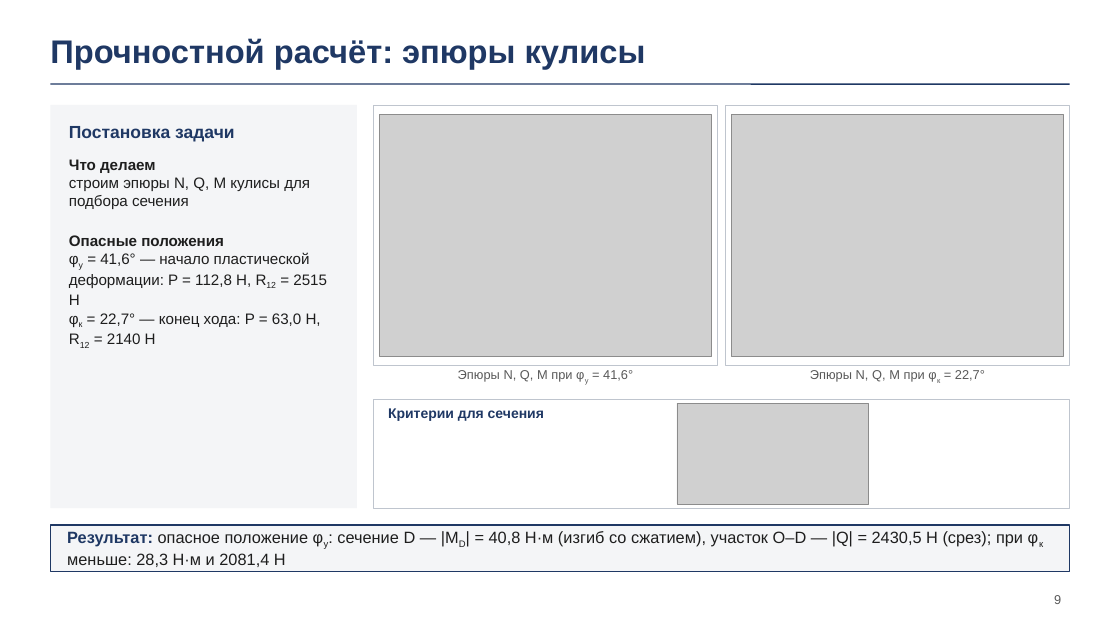
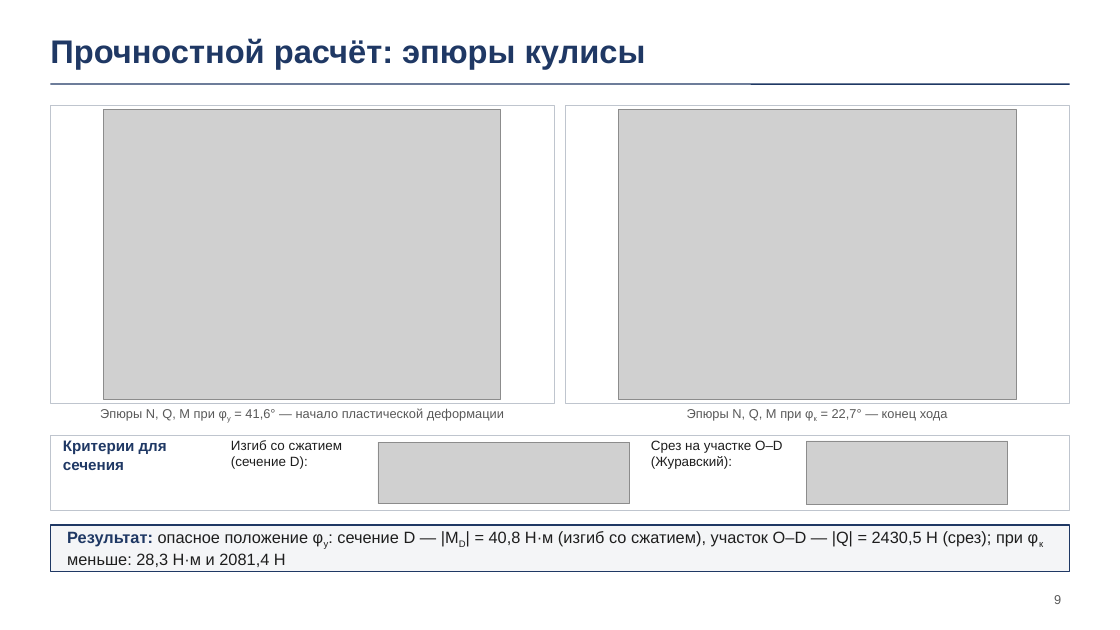
Before and after one commit to DamirNine/prikmeh, a slide deck: slide 9 of курсовой/2026-11-23/Презентация/Презентация_укупориватель_23-11.pptx. Drawn at 1120x630 pixels with LibreOffice and Linux fonts; fonts in the diff are those of the drawing; grey boxes stand for pictures; background and template pictures are left out. Boxes give left, top, right and bottom in pixels: in the first picture for what was removed or moved away, otherwise in the second. Text is boxed around its words. In the diff, an @@ line names an element or a change of style, - is before the commit and + after.

```diff
--- a/курсовой/2026-11-23/Презентация/Презентация_укупориватель_23-11.pptx
+++ b/курсовой/2026-11-23/Презентация/Презентация_укупориватель_23-11.pptx
@@ rectangle: place and size @@
-rectangle at (374, 105, 718, 365)
+rectangle at (50, 105, 555, 403)
@@ rectangle removed at (50, 105, 357, 508) @@
@@ picture: place and size @@
-picture at (380, 114, 712, 356)
+picture at (104, 109, 502, 399)
@@ rectangle: place and size @@
-rectangle at (726, 105, 1070, 365)
+rectangle at (565, 105, 1070, 403)
@@ picture: place and size @@
-picture at (732, 114, 1064, 356)
+picture at (618, 109, 1016, 399)
@@ text removed at (69, 126, 234, 142) @@
-Постановка задачи
@@ text removed at (69, 159, 310, 209) @@
-Что делаем
-строим эпюры N, Q, M кулисы для подбора сечения
@@ text removed at (69, 235, 327, 344) @@
-Опасные положения
-φу = 41,6° — начало пластической деформации: P = 112,8 Н, R12 = 2515 Н
-φк = 22,7° — конец хода: P = 63,0 Н, R12 = 2140 Н
@@ text at (100, 408, 504, 421): text changed @@
-Эпюры N, Q, M при φу = 41,6°
+Эпюры N, Q, M при φу = 41,6° — начало пластической деформации
@@ picture removed at (677, 403, 869, 504) @@
@@ text at (687, 409, 948, 421): text changed @@
-Эпюры N, Q, M при φк = 22,7°
+Эпюры N, Q, M при φк = 22,7° — конец хода
@@ rectangle: place and size @@
-rectangle at (374, 399, 1070, 508)
+rectangle at (50, 435, 1070, 511)
@@ text "Критерии для сечения": place and size @@
-text "Критерии для сечения" at (388, 408, 544, 421)
+text "Критерии для сечения" at (63, 440, 167, 470)
@@ text "Критерии для сечения" at (63, 440, 167, 470): size 12 to 13 pt @@
@@ text added at (231, 440, 342, 469), 11.5 pt, text #1E1E1E @@
+Изгиб со сжатием (сечение D):
@@ picture added at (378, 442, 630, 503) @@
@@ text added at (651, 440, 783, 469), 11.5 pt, text #1E1E1E @@
+Срез на участке O–D (Журавский):
@@ picture added at (807, 441, 1008, 505) @@
```
Also in this commit, not shown: 8 other files.
